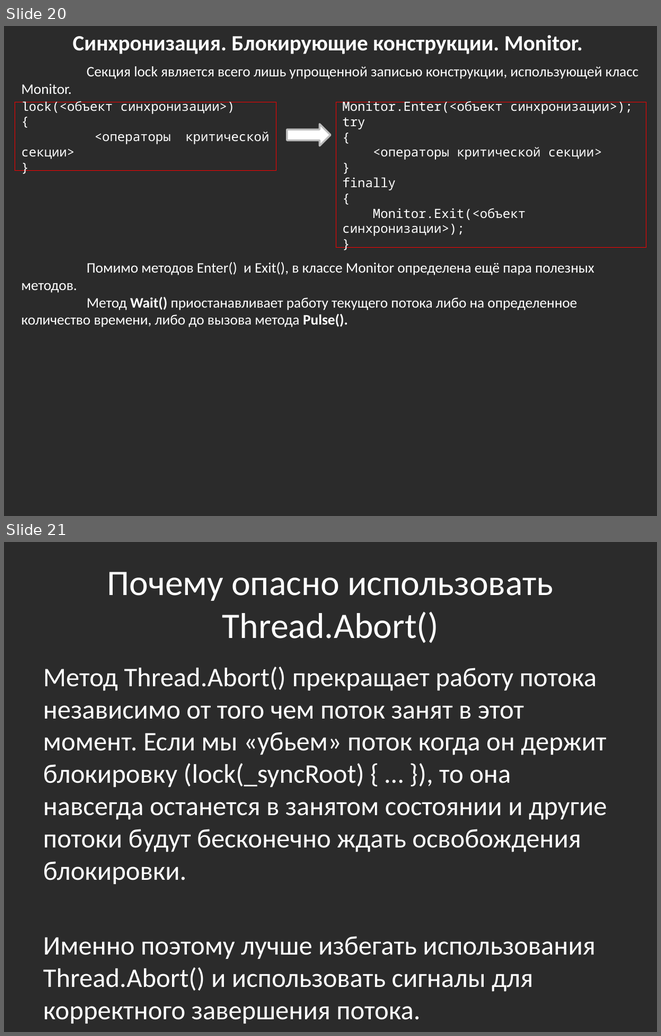
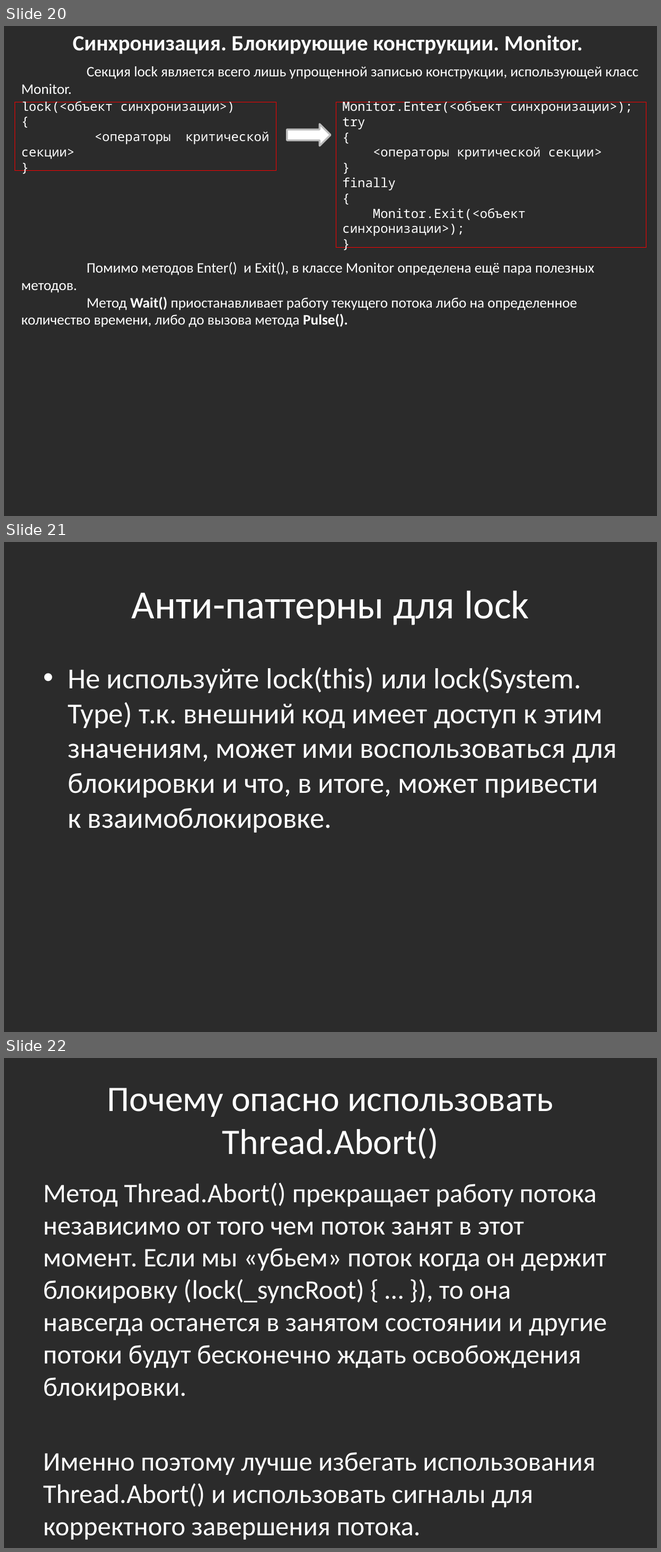
Before and after one commit to bazile/Training, a slide deck: Presentation/lesson-08-multithreading.pptx. Shown one above the other, each under a label of ours: slides 20 and 21 before the commit, slides 20, 21 and 22 after it. The pictures are 661x1036 and 661x1552 pixels, drawn with LibreOffice and Linux fonts; fonts in the diff are those of the drawing; background and template pictures are left out; a plain dark background stands for a picture behind light text. Boxes give left, top, right and bottom in pixels: in the first picture for what was removed or moved away, otherwise in the second. Text is boxed around its words. In the diff, an @@ line names an element or a change of style, - is before the commit and + after.

```diff
--- a/Presentation/lesson-08-multithreading.pptx
+++ b/Presentation/lesson-08-multithreading.pptx
@@ slide 21 added at [4, 542, 657, 1032], background picture (left out) @@
@@ title added at [132, 590, 529, 625], 44 pt, text #FFFFFF @@
+Анти-паттерны для lock
@@ text added at [68, 667, 617, 832], 32 pt, text #FFFFFF @@
+• Не используйте lock(this) или lock(System. Type) т.к. внешний код имеет доступ к этим значениям, может ими воспользоваться для блокировки и что, в итоге, может привести к взаимоблокировке.
@@ what was slide 21 is now slide 22 @@
```
Also in this commit, not shown: 1 slide changed, 5 other files.
